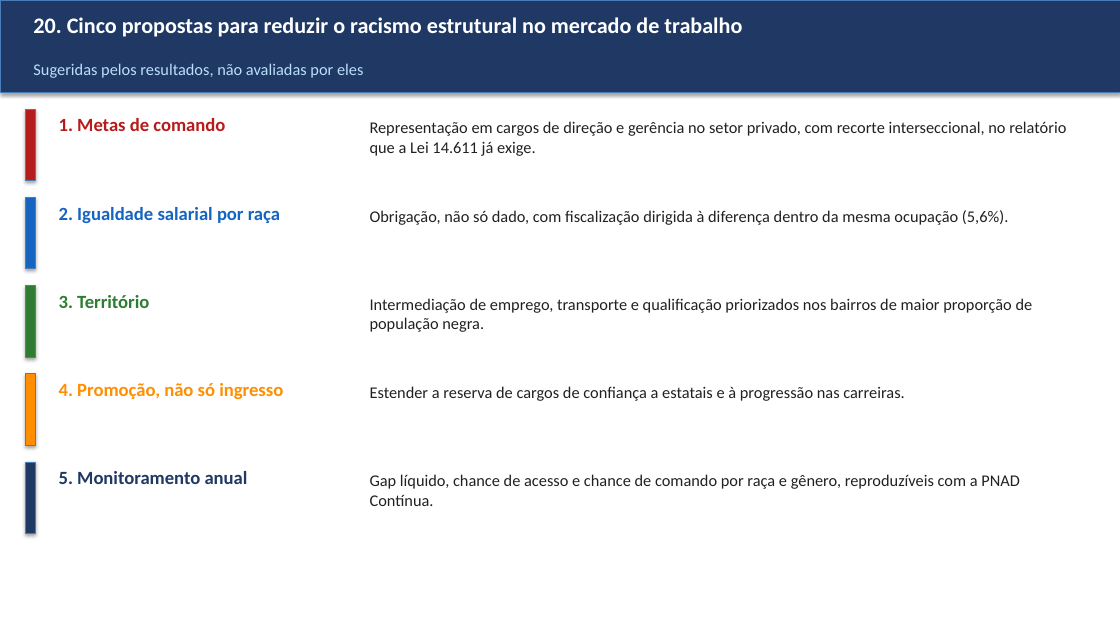
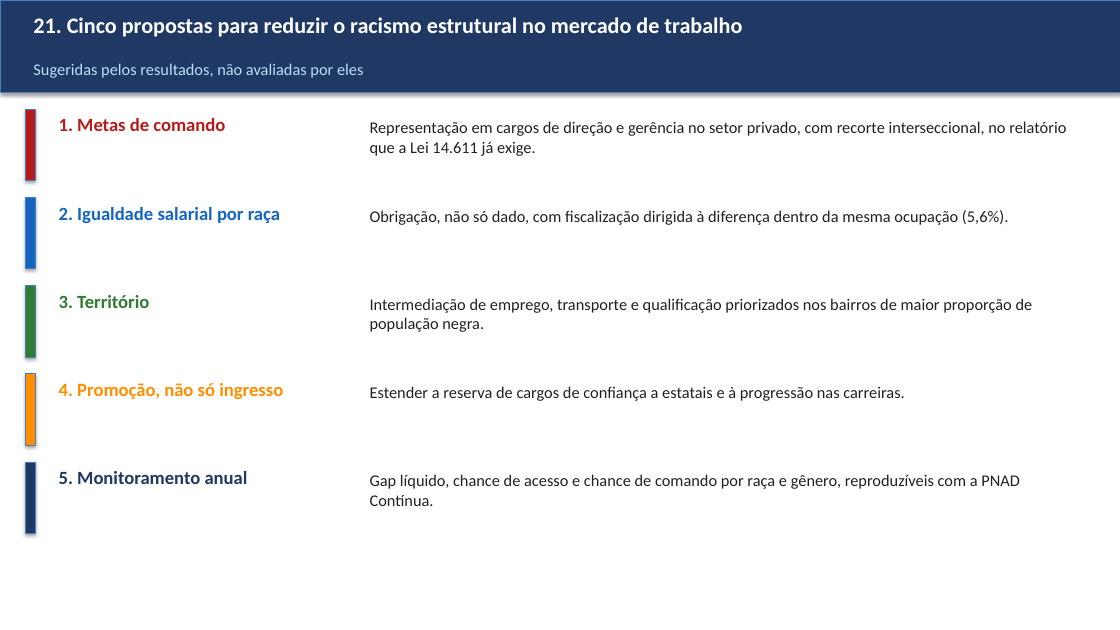
Before and after one commit to rickinrj-ux/ProjetoRacismoPNAD, a slide deck: slide 23 of entregaveis/TCC_Ricardo_Calheiros_Defesa.pptx (slide 22 before the commit). Drawn at 1120x630 pixels with LibreOffice and Linux fonts; fonts in the diff are those of the drawing. Boxes give left, top, right and bottom in pixels: in the first picture for what was removed or moved away, otherwise in the second. Text is boxed around its words. In the diff, an @@ line names an element or a change of style, - is before the commit and + after.

```diff
--- a/entregaveis/TCC_Ricardo_Calheiros_Defesa.pptx
+++ b/entregaveis/TCC_Ricardo_Calheiros_Defesa.pptx
@@ text at (x1=33, y1=17, x2=742, y2=37): text changed @@
-20. Cinco propostas para reduzir o racismo estrutural no mercado de trabalho
+21. Cinco propostas para reduzir o racismo estrutural no mercado de trabalho
```
Also in this commit, not shown: 22 other slides changed, 1 slide added, 20 other files.
